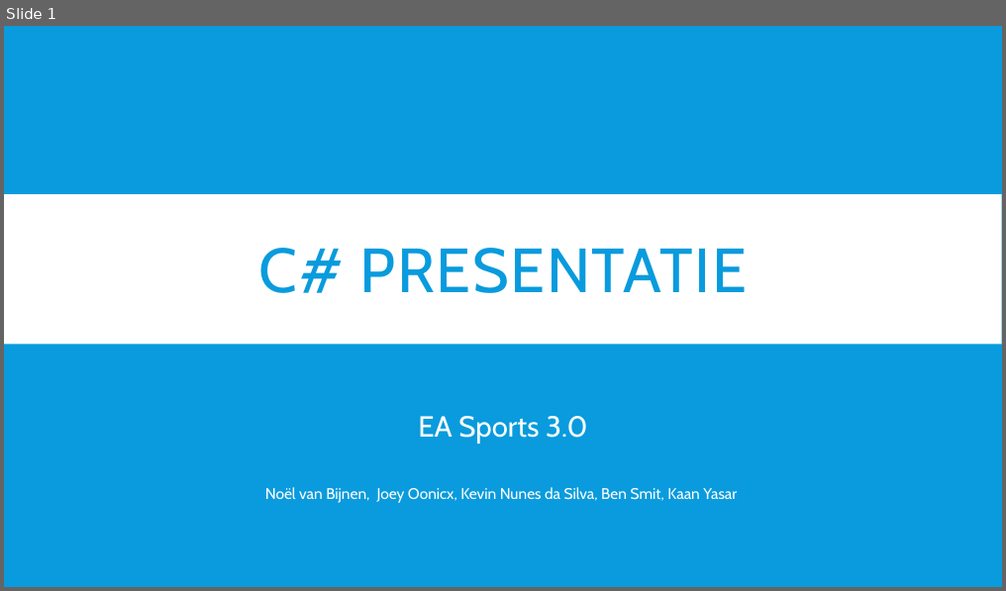
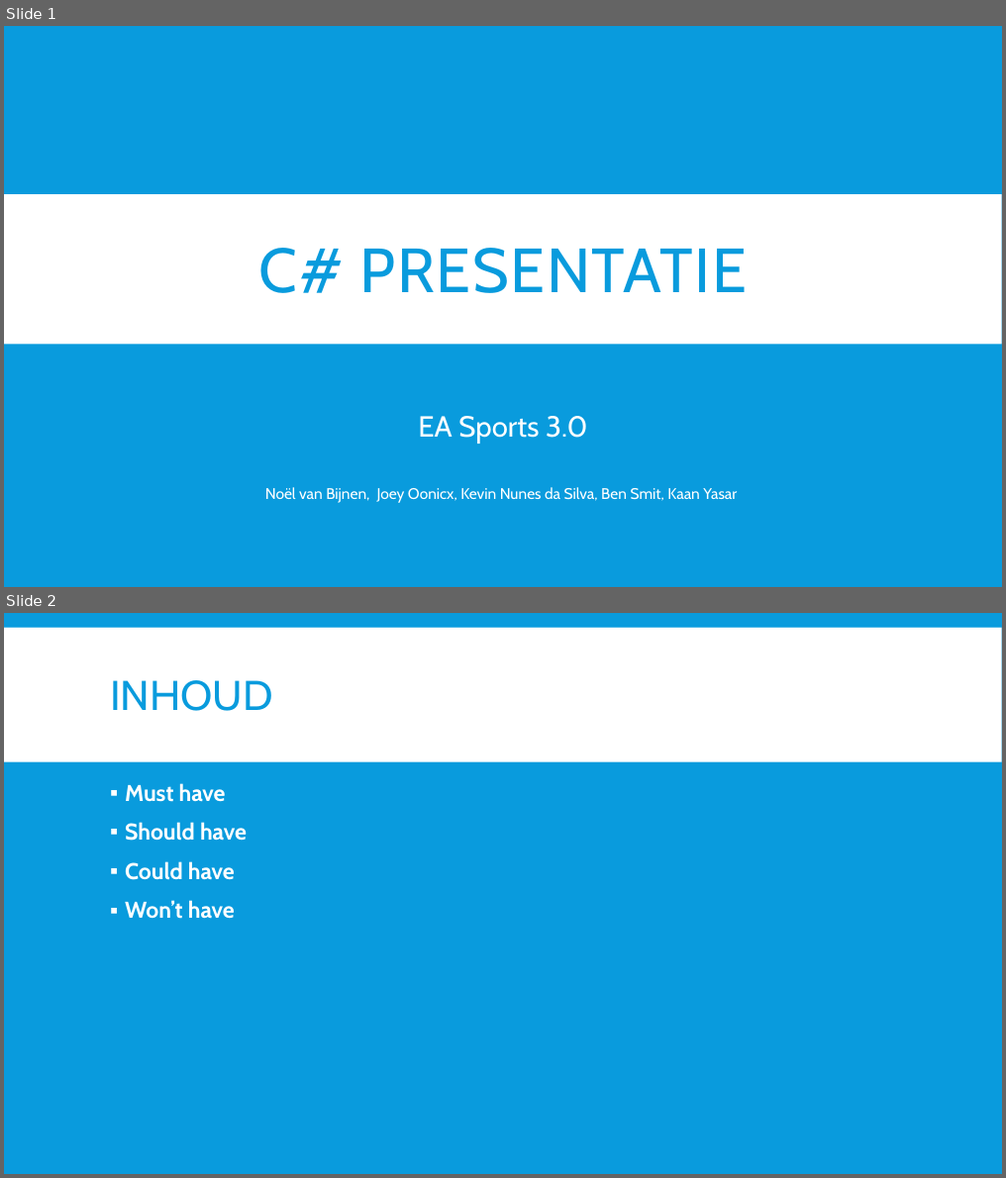
Before and after one commit to EA-Sports-3-0/project_fifa, a slide deck: Documents/presentaties/C#presentatie.pptx. Shown one above the other, each under a label of ours: slide 1 before the commit, slides 1 and 2 after it. The pictures are 1006x591 and 1006x1178 pixels, drawn with LibreOffice and Linux fonts; fonts in the diff are those of the drawing. Boxes give left, top, right and bottom in pixels: in the first picture for what was removed or moved away, otherwise in the second. Text is boxed around its words. In the diff, an @@ line names an element or a change of style, - is before the commit and + after.

```diff
--- a/Documents/presentaties/C#presentatie.pptx
+++ b/Documents/presentaties/C#presentatie.pptx
@@ slide 2 added at box(4, 613, 1002, 1174), background #099BDD @@
@@ rectangle added at box(4, 627, 1002, 761), fill #FFFFFF @@
@@ title added at box(110, 680, 273, 711), 40 pt, text #099BDD @@
+INHOUD
@@ text added at box(125, 783, 247, 919), 22 pt, text #FFFFFF, bold @@
+▪ Must have
+▪ Should have
+▪ Could have
+▪ Won’t have
```
Also in this commit, not shown: 4 other slides added, 1 slide removed, 2 other files.
